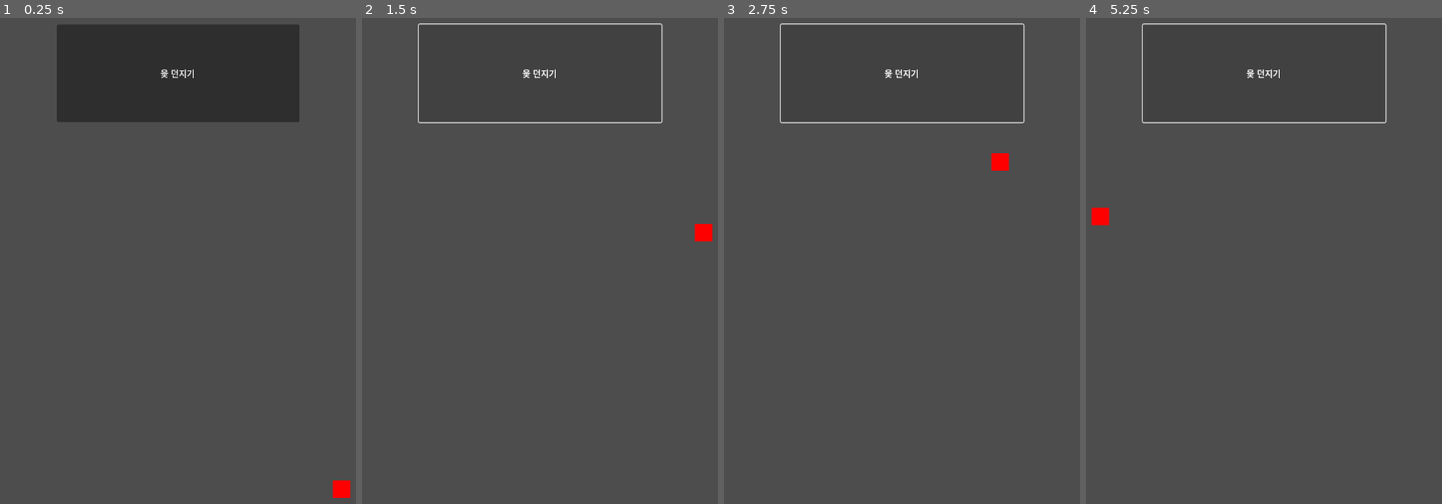
Above: before the commit, frames 1-4 (left to right).
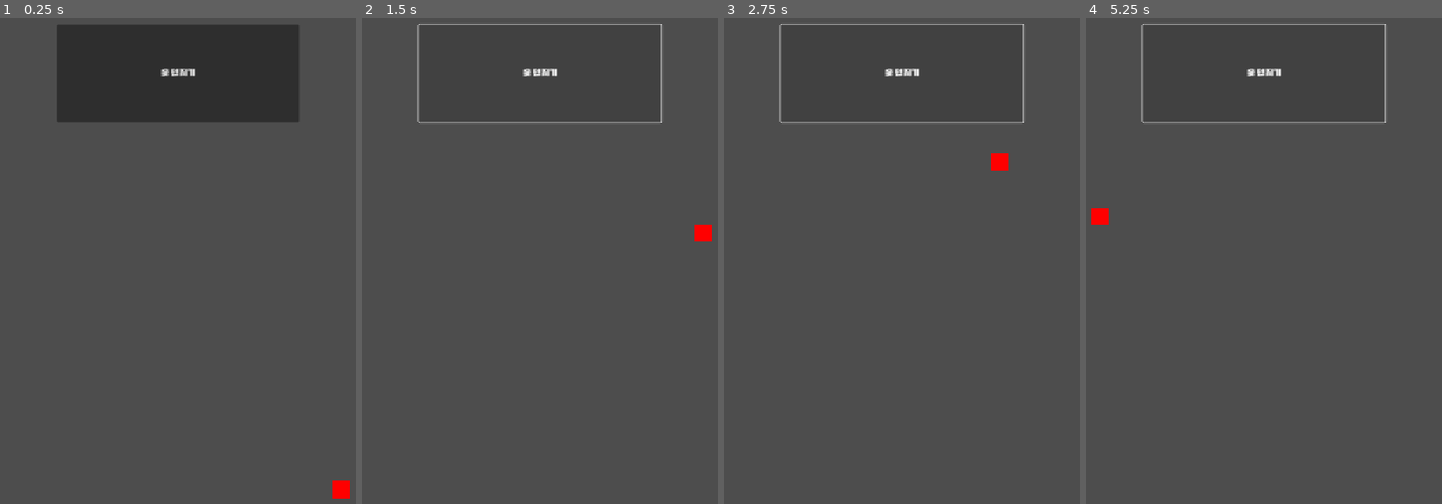
Above: after the commit, the same moments.

Repository: OjOj717/Yut-Nori-html-Project
Game: Godot game, scene res://Scene/main.tscn
The game is run twice, just before and just after one commit, with the same random seed, the same clock (stepped at 60 frames per second) and the same inputs.
Inputs:
- Up to frame 1 (0.25 s): no input
- Up to frame 2 (1.5 s): click "윷 던지기" at 0.5 s; click "윷 던지기" at 1.25 s
- Up to frame 3 (2.75 s): click "윷 던지기" at 2 s
- Up to frame 4 (5.25 s): tap Enter at 2.75, 4.25 s; tap Space at 3.5, 5 s

The runs differ from the first frame. In frame 1, 0.2% of the frame differs, in the area x 45-99%, y 10-99%; in frame 2, 0.6%; in frame 3, 0.6%; in frame 4, 0.7%, in the area x 1-85%, y 1-43%.

Commit message:
add font

Diff:
--- a/yut-nori-html/Scene/main.tscn
+++ b/yut-nori-html/Scene/main.tscn
@@ -1,7 +1,8 @@
-[gd_scene load_steps=3 format=3 uid="uid://crjp31hsoqsg8"]
+[gd_scene load_steps=4 format=3 uid="uid://crjp31hsoqsg8"]
 
 [ext_resource type="Script" uid="uid://cknfqsasm4kwu" path="res://Scripts/main.gd" id="1_sblpm"]
 [ext_resource type="PackedScene" uid="uid://c10vc5ftyrxyi" path="res://Scene/board.tscn" id="2_r34rm"]
+[ext_resource type="FontFile" uid="uid://brq4cv650tjwb" path="res://Font/Cafe24PROUP.ttf" id="3_r34rm"]
 
 [node name="Main" type="Node2D"]
 script = ExtResource("1_sblpm")
@@ -18,6 +19,7 @@
 offset_top = 324.0
 offset_right = 598.6774
 offset_bottom = 503.0
+theme_override_fonts/font = ExtResource("3_r34rm")
 text = "윷 던지기"
 
 [connection signal="pressed" from="Button" to="." method="_on_button_pressed"]
--- a/yut-nori-html/project.godot
+++ b/yut-nori-html/project.godot
@@ -19,6 +19,7 @@
 
 window/size/viewport_width=720
 window/size/viewport_height=1280
+window/stretch/mode="canvas_items"
 
 [rendering]
 
Binary file added: yut-nori-html/Font/Cafe24PROUP.ttf
Not shown, added: yut-nori-html/Font/Cafe24PROUP.ttf.import
Not shown, changed: yut-nori-html/index.html
Not shown, changed: yut-nori-html/index.pck
